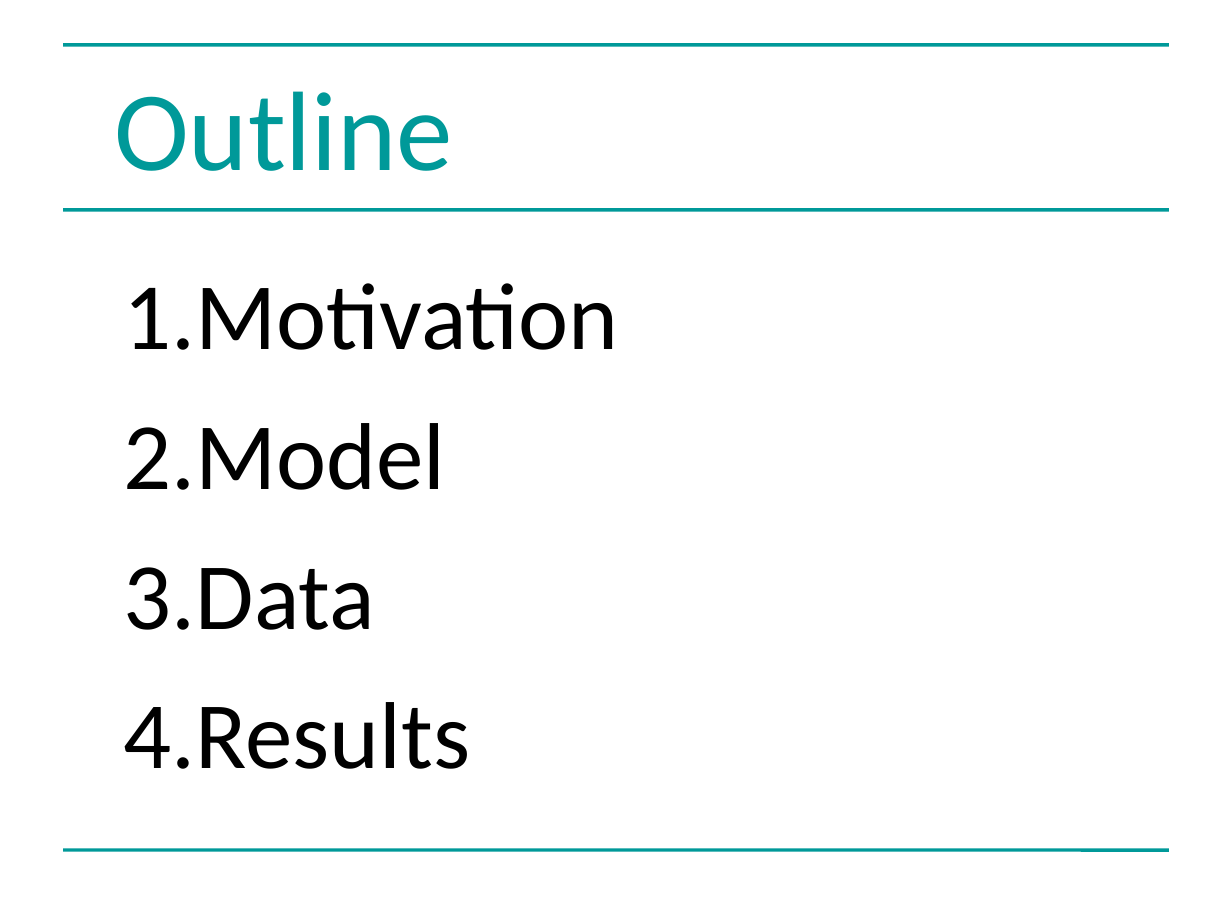
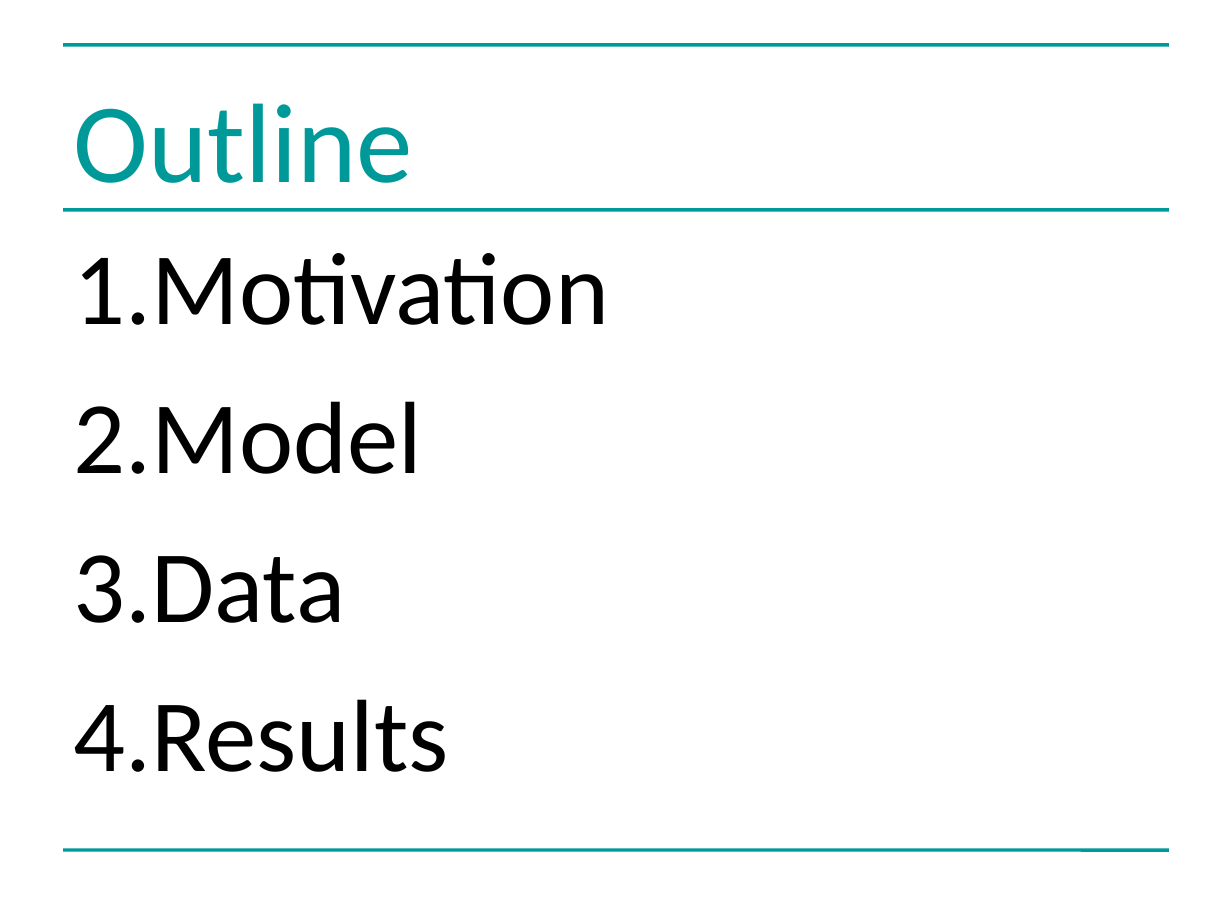
Before and after one commit to greenape/bsps2015, a slide deck: slide 2 of presentation/risky_aging_bsps.ppt. Drawn at 1232x924 pixels with LibreOffice and Linux fonts; fonts in the diff are those of the drawing. Boxes give left, top, right and bottom in pixels: in the first picture for what was removed or moved away, otherwise in the second. Text is boxed around its words. In the diff, an @@ line names an element or a change of style, - is before the commit and + after.

```diff
--- a/presentation/risky_aging_bsps.ppt
+++ b/presentation/risky_aging_bsps.ppt
@@ title "Outline" rewrapped from [114, 91, 453, 171] to [74, 103, 413, 209] @@
@@ text "Motivation": place and size @@
-text "Motivation" at [123, 283, 618, 769]
+text "Motivation" at [74, 253, 609, 772]
@@ text "Motivation" at [74, 253, 609, 772]: size 55.5 to 60 pt @@
```
Also in this commit, not shown: 5 other slides changed, 4 slides added, 2 slides removed.
